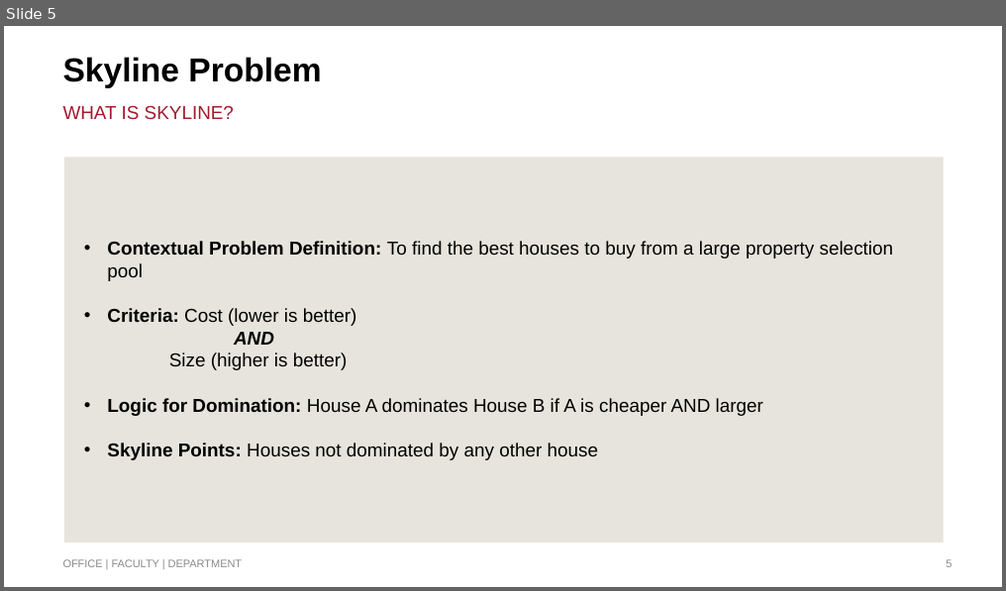
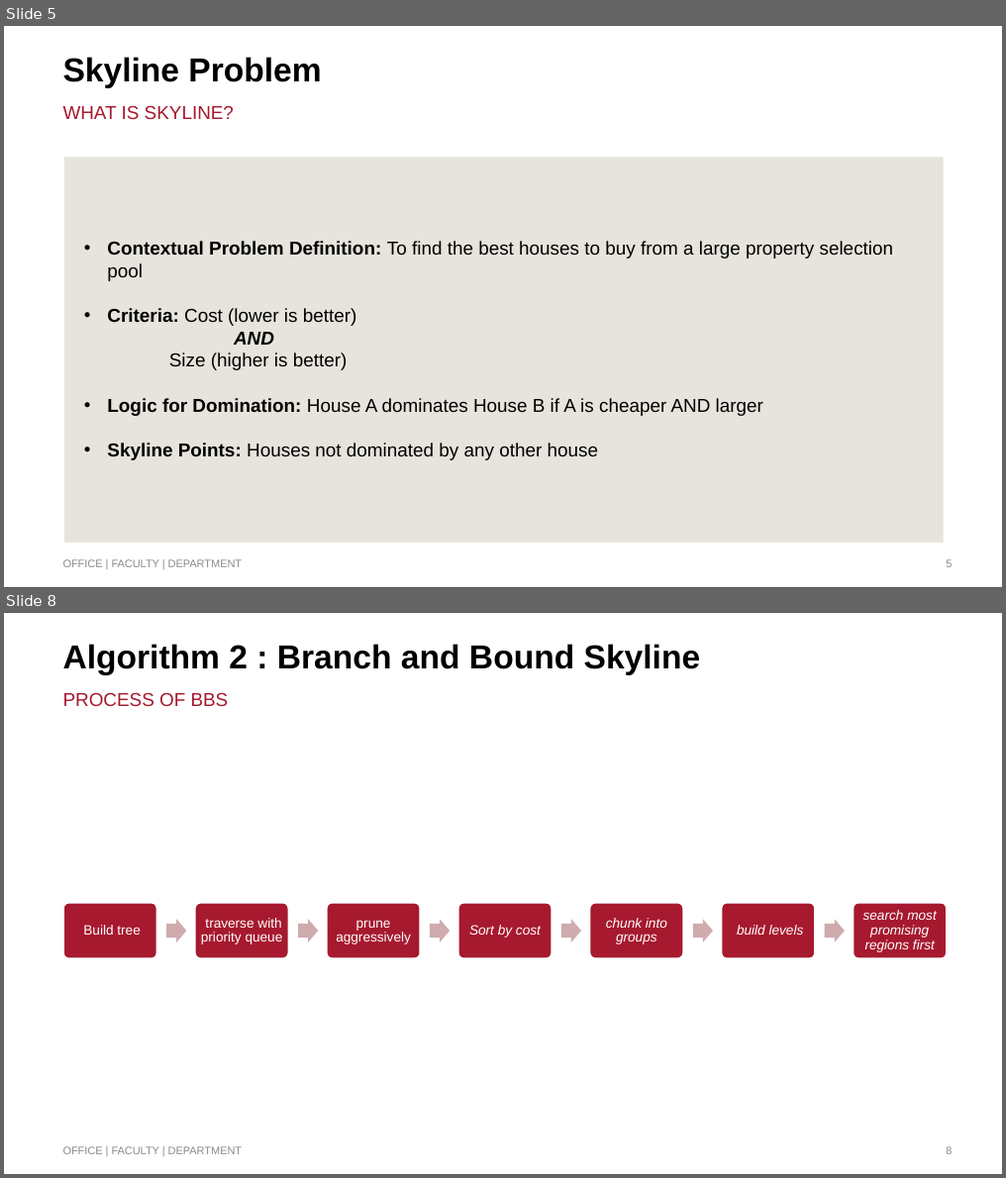
Before and after one commit to gdbhatt/Big-Data-Assignment2, a slide deck: Slides.pptx. Shown one above the other, each under a label of ours: slide 5 before the commit, slides 5 and 8 after it; the slides between them are not shown. The pictures are 1006x591 and 1006x1178 pixels, drawn with LibreOffice and Linux fonts; fonts in the diff are those of the drawing; background and template pictures are left out. Boxes give left, top, right and bottom in pixels: in the first picture for what was removed or moved away, otherwise in the second. Text is boxed around its words. In the diff, an @@ line names an element or a change of style, - is before the commit and + after.

```diff
--- a/Slides.pptx
+++ b/Slides.pptx
@@ slide 8 added at (4, 613, 1002, 1174), background #FFFFFF @@
@@ title added at (63, 644, 701, 675), 32 pt, text #000000, bold @@
+Algorithm 2 : Branch and Bound Skyline
@@ text added at (63, 692, 229, 706), 18 pt, text #A6192E @@
+PROCESS OF BBS
@@ group added at (63, 903, 947, 959): 7 rounded rectangles, 7 texts, 6 right arrows @@
+Build tree
+traverse with priority queue
+prune aggressively
+Sort by cost
+chunk into groups
+build levels
+search most promising regions first
@@ text added at (63, 1147, 242, 1155), 10.5 pt, text #8C8C8C @@
+OFFICE | FACULTY | DEPARTMENT
@@ page number added at (945, 1147, 951, 1155), 10.5 pt, text #8C8C8C @@
+8
```
Also in this commit, not shown: 2 slides changed, 1 other slide added.
